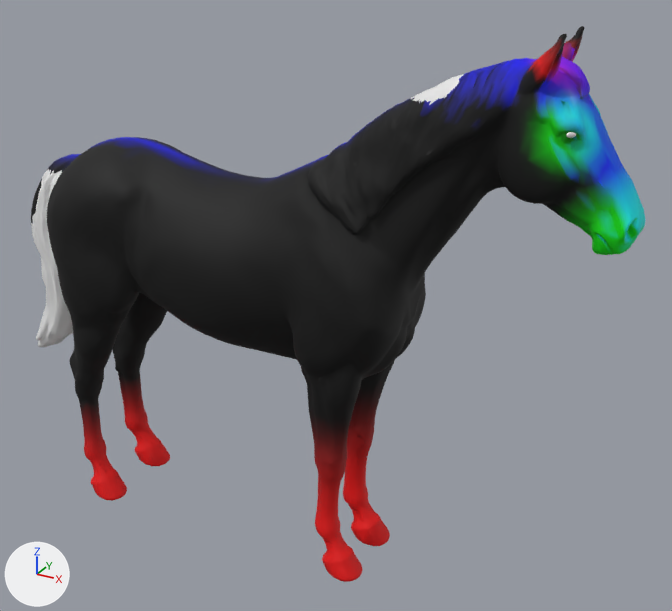
One commit to the glTF model game/assets/horse/production/horse_light.glb: the scene before it, then after it.
Both versions are drawn from a 50 mm camera at (1.67, -2.56, 2.3) aimed at (0.21, 0.1, 0.97). Lighting does not change. The marker at lower left points along +X, +Y and +Z. The first picture is the older version. Vertices at exactly the same position are counted once.

Names of what the first picture shows: 'Body', 'Mane', 'Tail' and 1 more.
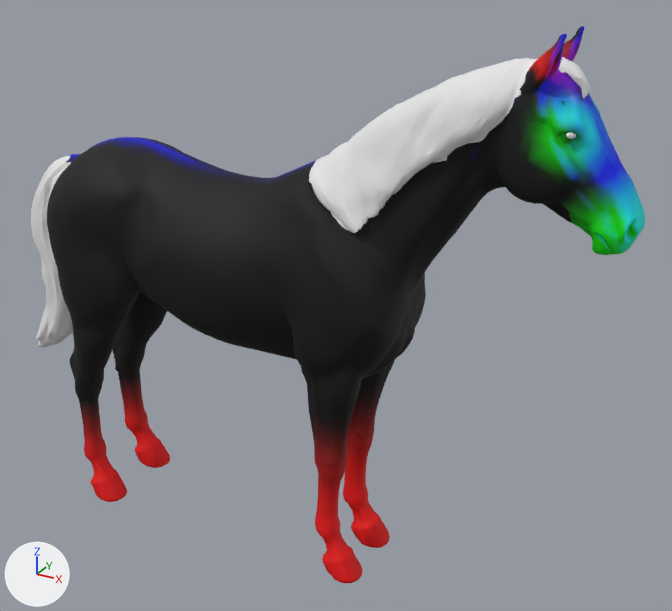
Pixel boxes [x1, y1, x2, y2] of what changed, in the pictures (672 x 611 px; the box of a moved part takes in the faces that stretch with it):
'Body', reshaped
    before: [31, 26, 645, 582]
    after: [47, 26, 645, 583]
part 1 of me_body, reshaped
    before: [309, 57, 590, 235]
part 2 of me_body, moved or reshaped (not visible afterwards)
    before: [31, 154, 72, 227]
part 3 of me_body, moved or reshaped
    before: [93, 445, 170, 501]
    after: [93, 447, 170, 502]
part 4 of me_body, moved or reshaped
    before: [329, 523, 390, 582]
    after: [332, 526, 390, 583]
part 5 of me_body, recoloured
    both: [468, 26, 644, 253]
part 6 of me_mane, added
    after: [308, 57, 590, 234]

The change, as a diff of the scene's bpy script:
```diff
--- a/game/assets/horse/production/horse_light.glb.py
+++ b/game/assets/horse/production/horse_light.glb.py
@@ me_body @@
 # used by ob_body; location = (0.0, 0.0, 0.0)
-me_body.from_pydata(...)  # 12664 vertices, 25222 faces; spans x -1.1..1.23, y -0.27..0.27, z 0.0..1.97
+me_body.from_pydata(...)  # 10924 vertices, 21706 faces; spans x -0.92..1.23, y -0.27..0.27, z 0.0..1.97
+# me_body part 1: 3 vertices moved within x 0.94..1.02, y 0.04, z 1.83..1.88; 1646 vertices removed from x 0.21..1.05, y -0.16..0.06, z 1.35..1.9
+# me_body part 2: 1 vertex moved within x -0.87, y 0.06, z 1.33; 304 vertices removed from x -1.1..-0.87, y -0.07..0.06, z 1.0..1.4; 210 vertices added at x -0.92..-0.83, y -0.14..0.14, z 1.01..1.33
+# me_body part 3: 64 vertices moved from x -0.81..-0.67, y -0.2..0.2, z 0.01..0.03 to x -0.81..-0.67, y -0.2..0.2, z 0.0..0.02; 104 vertices removed from x -0.81..-0.66, y -0.2..0.2, z 0.01..0.03; 104 vertices added at x -0.81..-0.66, y -0.2..0.2, z 0.0..0.02
+# me_body part 4: 55 vertices moved from x 0.34..0.43, y -0.17..0.17, z 0.01..0.03 to x 0.34..0.43, y -0.17..0.17, z 0.0..0.03; 65 vertices removed from x 0.35..0.43, y -0.18..0.18, z 0.01..0.03; 65 vertices added at x 0.35..0.43, y -0.18..0.18, z 0.0..0.02
+# me_body part 5: 3530 kept faces spanning x 0.61..1.23, y -0.13..0.12, z 1.37..1.97 get new vertex colours
 me_body.materials.append(mat_coat_descriptor_neutral)
@@ me_mane @@
 # used by ob_mane; location = (0.0, 0.0, 0.0)
-me_mane.from_pydata(...)  # 189 vertices, 332 faces; spans x 0.53..0.693, y -0.091..0.044, z 1.747..1.832
+me_mane.from_pydata(...)  # 1963 vertices, 3752 faces; spans x 0.19..1.045, y -0.164..0.091, z 1.348..1.9
+# me_mane part 6: 1774 vertices added at x 0.19..1.045, y -0.164..0.091, z 1.348..1.9
 me_mane.materials.append(mat_hair_descriptor_neutral)
```
